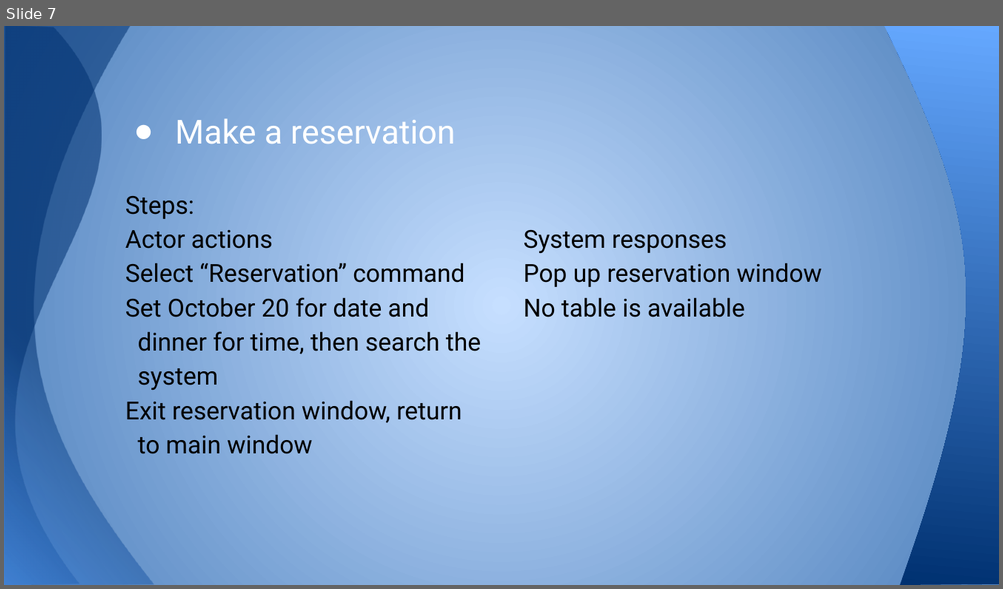
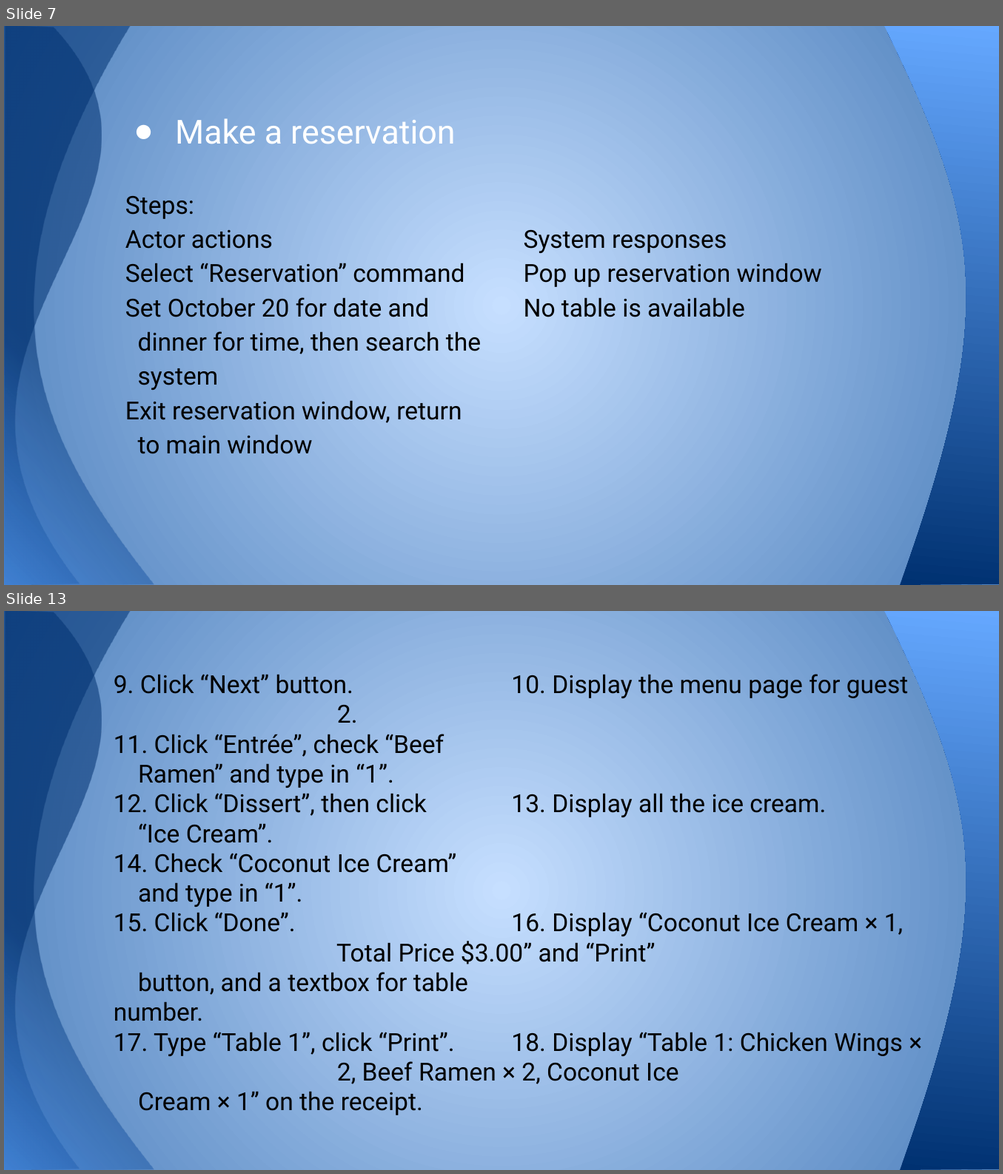
Before and after one commit to ruicsc/CSC640-Project, a slide deck: Project Part I.pptx. Shown one above the other, each under a label of ours: slide 7 before the commit, slides 7 and 13 after it; the slides between them are not shown. The pictures are 1003x589 and 1003x1174 pixels, drawn with LibreOffice and Linux fonts; fonts in the diff are those of the drawing. Boxes give left, top, right and bottom in pixels: in the first picture for what was removed or moved away, otherwise in the second. Text is boxed around its words. In the diff, an @@ line names an element or a change of style, - is before the commit and + after.

```diff
--- a/Project Part I.pptx
+++ b/Project Part I.pptx
@@ slide 13 added at bbox=[4, 611, 999, 1170], background gradient #C6DFFF to #4F81BD; not listed: 3 template elements that a slide beside it also shows @@
@@ text added at bbox=[114, 674, 908, 1116], 18 pt, text #000000 @@
+9. Click “Next” button. 10. Display the menu page for guest 2.
+11. Click “Entrée”, check “Beef
+Ramen” and type in “1”.
+12. Click “Dissert”, then click 13. Display all the ice cream.
+“Ice Cream”.
+14. Check “Coconut Ice Cream”
+and type in “1”.
+15. Click “Done”. 16. Display “Coconut Ice Cream × 1, Total Price $3.00” and “Print” button, and a textbox for table number.
+17. Type “Table 1”, click “Print”. 18. Display “Table 1: Chicken Wings × 2, Beef Ramen × 2, Coconut Ice Cream × 1” on the receipt.
```
Also in this commit, not shown: 1 slide changed, 4 other slides added.
